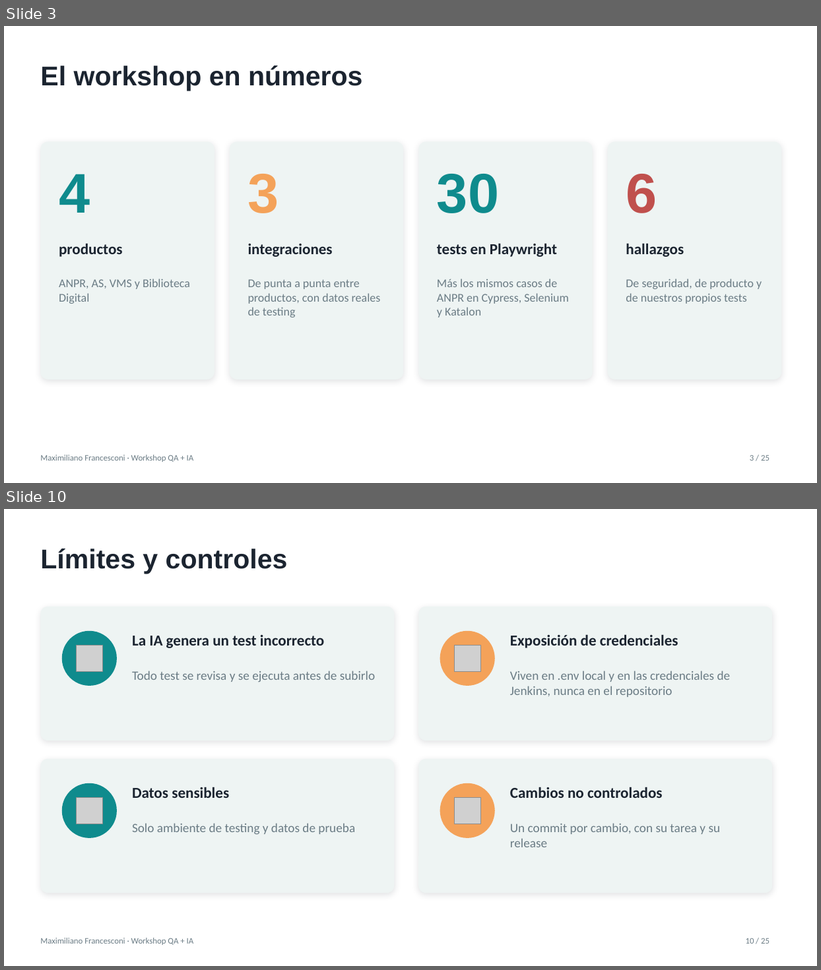
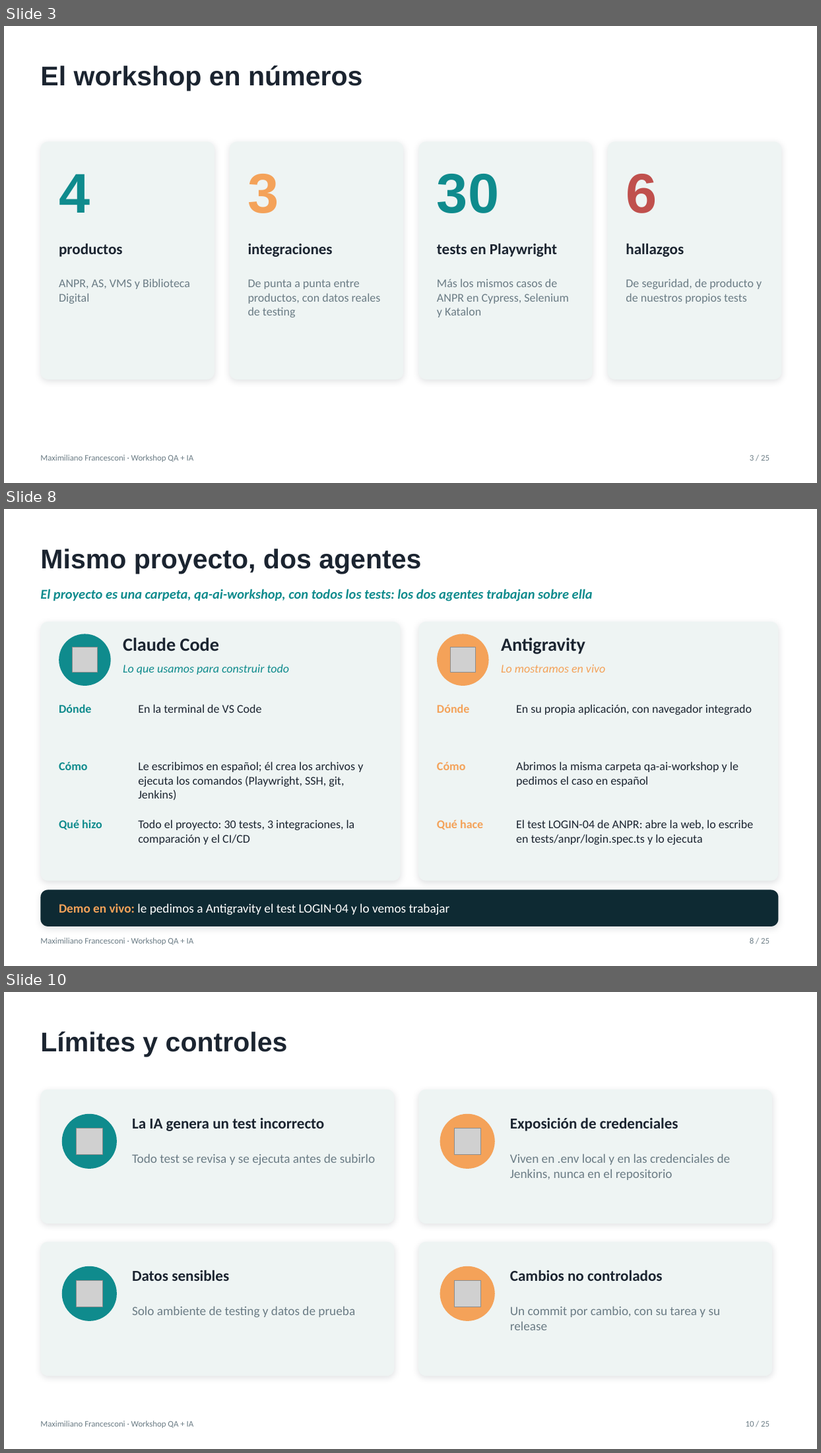
Before and after one commit to maximilianofni/qa-ai-workshop, a slide deck: docs/Workshop-QA-IA.pptx. Shown one above the other, each under a label of ours: slides 3 and 10 before the commit, slides 3, 8 and 10 after it; the slides between them are not shown. The pictures are 821x970 and 821x1453 pixels, drawn with LibreOffice and Linux fonts; fonts in the diff are those of the drawing; grey boxes stand for pictures. Boxes give left, top, right and bottom in pixels: in the first picture for what was removed or moved away, otherwise in the second. Text is boxed around its words. In the diff, an @@ line names an element or a change of style, - is before the commit and + after.

```diff
--- a/docs/Workshop-QA-IA.pptx
+++ b/docs/Workshop-QA-IA.pptx
@@ slide 8 added at [4,509,817,966], background #FFFFFF; not listed: 2 template elements that a slide beside it also shows @@
@@ title added at [40,549,421,574], 32 pt, text #1B2430, bold @@
+Mismo proyecto, dos agentes
@@ text added at [40,589,593,601], 16 pt, text #0F8B8D, bold, italic @@
+El proyecto es una carpeta, qa-ai-workshop, con todos los tests: los dos agentes trabajan sobre ella
@@ rounded rectangle added at [40,622,401,881], fill #EEF4F3 @@
@@ rounded rectangle added at [418,622,779,881], fill #EEF4F3 @@
@@ ellipse added at [59,634,111,686], fill #0F8B8D @@
@@ text added at [123,638,219,651], 22 pt, text #1B2430, bold @@
+Claude Code
@@ ellipse added at [437,634,489,686], fill #F4A259 @@
@@ text added at [501,638,585,654], 22 pt, text #1B2430, bold @@
+Antigravity
@@ picture added at [73,648,97,673] @@
@@ text added at [123,664,290,675], 14 pt, text #0F8B8D, italic @@
+Lo que usamos para construir todo
@@ picture added at [451,648,475,673] @@
@@ text added at [501,665,605,673], 14 pt, text #F4A259, italic @@
+Lo mostramos en vivo
@@ text added at [59,704,91,713], 14 pt, text #0F8B8D, bold @@
+Dónde
@@ text added at [138,704,261,713], 14 pt, text #1B2430 @@
+En la terminal de VS Code
@@ text added at [437,704,469,713], 14 pt, text #F4A259, bold @@
+Dónde
@@ text added at [516,704,752,715], 14 pt, text #1B2430 @@
+En su propia aplicación, con navegador integrado
@@ text added at [59,762,87,770], 14 pt, text #0F8B8D, bold @@
+Cómo
@@ text added at [138,762,363,801], 14 pt, text #1B2430 @@
+Le escribimos en español; él crea los archivos y ejecuta los comandos (Playwright, SSH, git, Jenkins)
@@ text added at [437,762,465,770], 14 pt, text #F4A259, bold @@
+Cómo
@@ text added at [516,762,739,787], 14 pt, text #1B2430 @@
+Abrimos la misma carpeta qa-ai-workshop y le pedimos el caso en español
@@ text added at [59,820,102,830], 14 pt, text #0F8B8D, bold @@
+Qué hizo
@@ text added at [138,820,355,845], 14 pt, text #1B2430 @@
+Todo el proyecto: 30 tests, 3 integraciones, la comparación y el CI/CD
@@ text added at [437,820,483,830], 14 pt, text #F4A259, bold @@
+Qué hace
@@ text added at [516,820,753,845], 14 pt, text #1B2430 @@
+El test LOGIN-04 de ANPR: abre la web, lo escribe en tests/anpr/login.spec.ts y lo ejecuta
@@ rounded rectangle added at [40,890,779,927], fill #0E2A33 @@
@@ text added at [59,904,450,916], 15 pt, text #FFFFFF @@
+Demo en vivo: le pedimos a Antigravity el test LOGIN-04 y lo vemos trabajar
@@ page number added at [750,938,754,944], 10 pt, text #6B7C85 @@
+8
```
Also in this commit, not shown: 6 slides changed, 2 other slides added, 3 slides removed, 3 other files.
